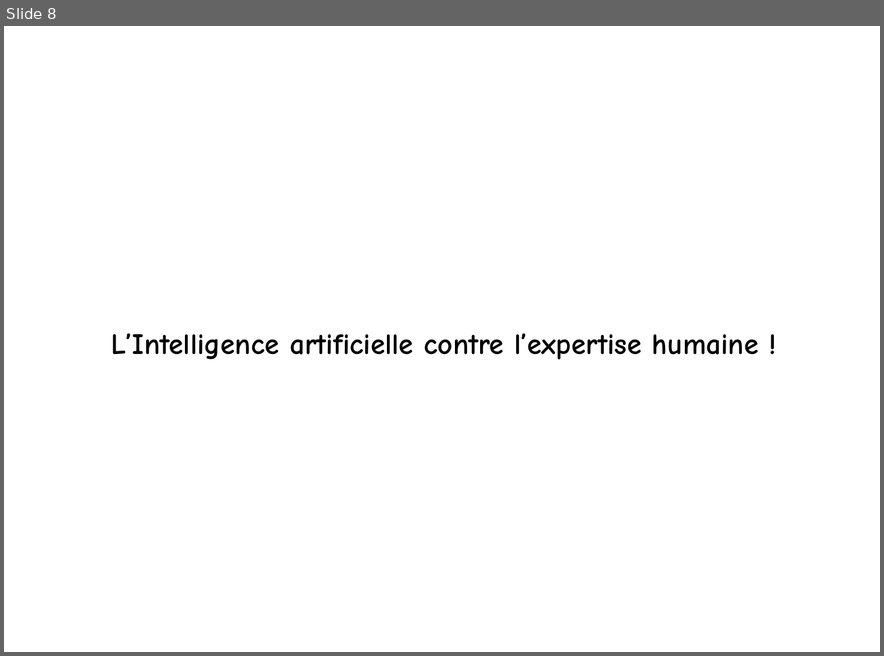
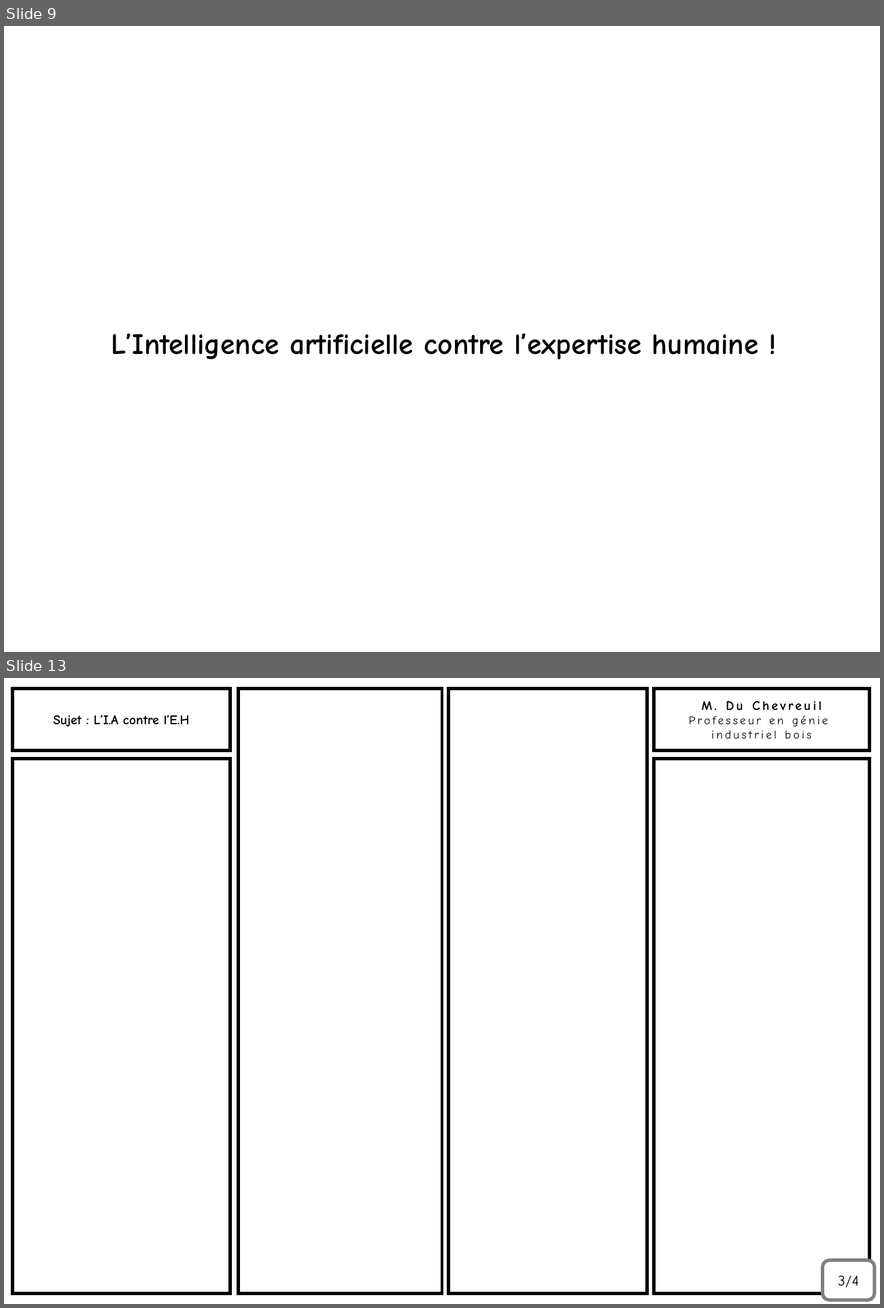
Before and after one commit to kduchevreuil/Cours-Menuiserie, a slide deck: Dossier Support ordi/DOSSIER Support Ordi.pptx. Shown one above the other, each under a label of ours: slide 8 before the commit, slides 9 and 13 after it; the slides between them are not shown. The pictures are 884x656 and 884x1308 pixels, drawn with LibreOffice and Linux fonts; fonts in the diff are those of the drawing. Boxes give left, top, right and bottom in pixels: in the first picture for what was removed or moved away, otherwise in the second. Text is boxed around its words. In the diff, an @@ line names an element or a change of style, - is before the commit and + after.

```diff
--- a/Dossier Support ordi/DOSSIER Support Ordi.pptx
+++ b/Dossier Support ordi/DOSSIER Support Ordi.pptx
@@ slide 13 added at (x1=4, y1=678, x2=880, y2=1304), background #FFFFFF @@
@@ rectangle added at (x1=12, y1=689, x2=230, y2=751), fill #FFFFFF, outline #000000 4.5 pt, 18 pt, text #000000, bold @@
+Sujet : L’I.A contre l’E.H
@@ rectangle added at (x1=238, y1=689, x2=442, y2=1293), fill #FFFFFF, outline #000000 4.5 pt @@
@@ rectangle added at (x1=449, y1=689, x2=647, y2=1293), fill #FFFFFF, outline #000000 4.5 pt @@
@@ rectangle added at (x1=653, y1=689, x2=869, y2=751), fill #FFFFFF, outline #000000 4.5 pt, 16 pt, text #000000 @@
+M. Du Chevreuil
+Professeur en génie
+industriel bois
@@ rectangle added at (x1=12, y1=758, x2=230, y2=1293), fill #FFFFFF, outline #000000 4.5 pt @@
@@ rectangle added at (x1=653, y1=758, x2=869, y2=1293), fill #FFFFFF, outline #000000 4.5 pt @@
@@ rounded rectangle added at (x1=823, y1=1260, x2=874, y2=1300), fill #FFFFFF, outline #808080 4.5 pt, 20 pt, text #000000 @@
+3/4
@@ what was slide 8 is now slide 9 @@
```
Also in this commit, not shown: 3 slides changed, 4 other slides added, 1 slide removed, 12 other files.
